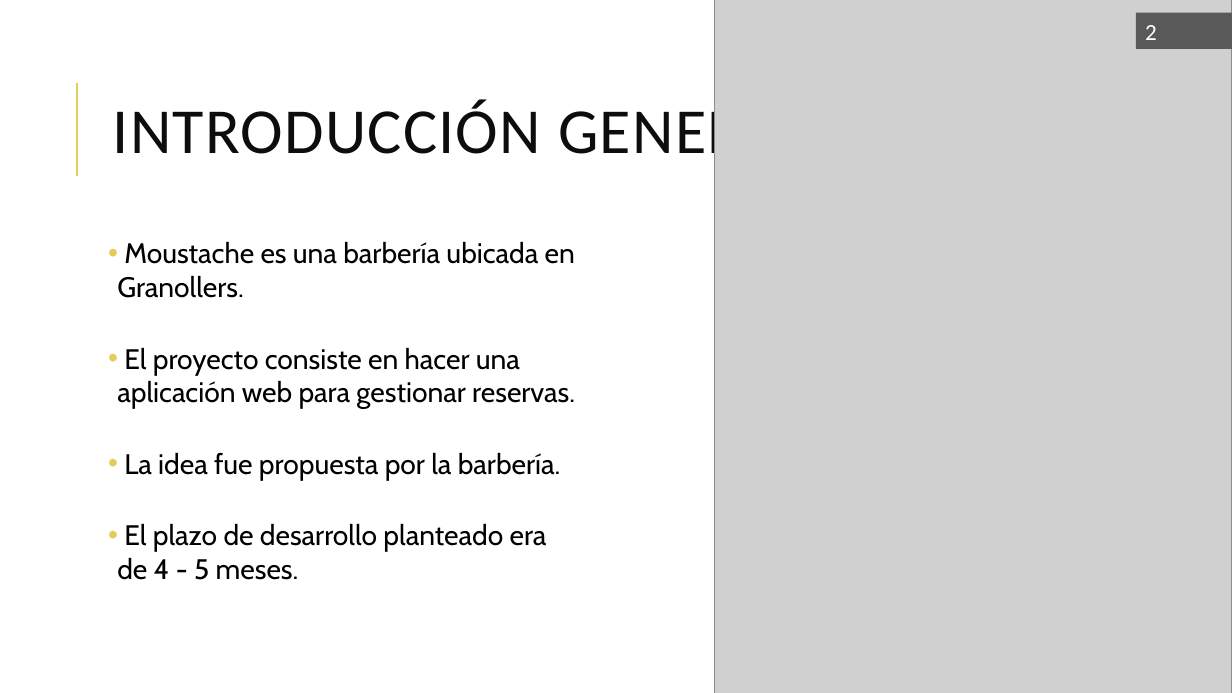
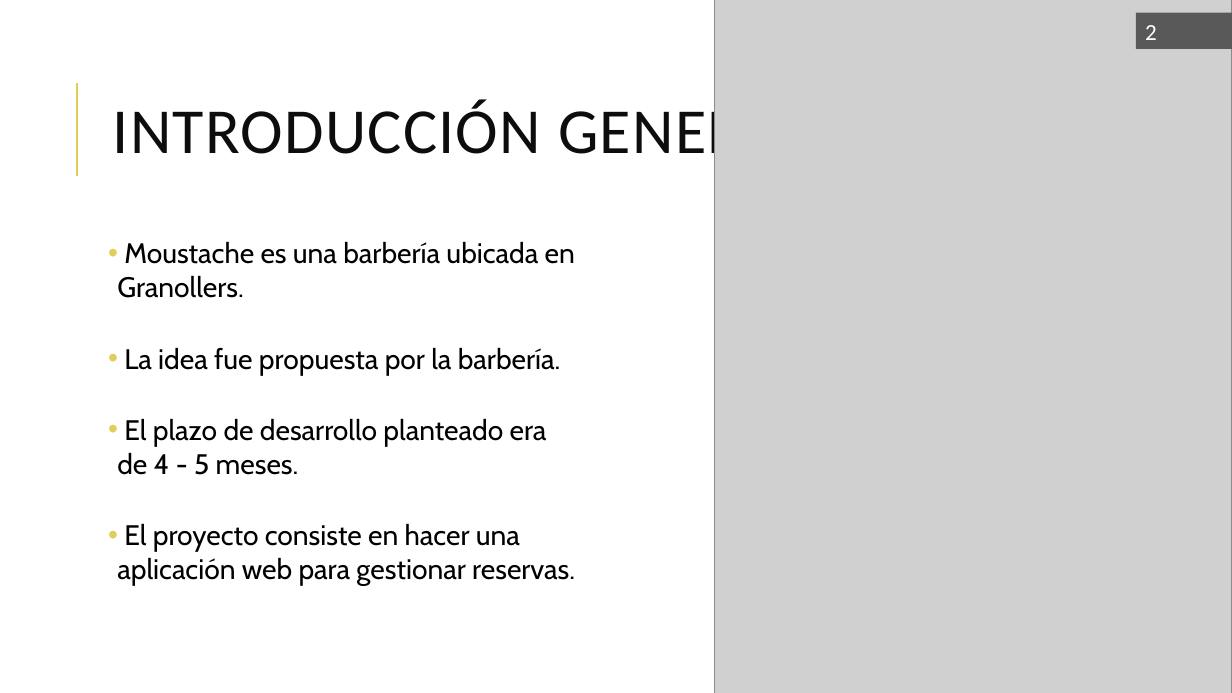
Before and after one commit to xNoelSV/Moustache_Noel, a slide deck: slide 2 of Practicas_PROYECTO/Memoria/UF1-NF5-PP1_Grupo7_Noel.pptx. Drawn at 1232x693 pixels with LibreOffice and Linux fonts; fonts in the diff are those of the drawing; grey boxes stand for pictures. Boxes give left, top, right and bottom in pixels: in the first picture for what was removed or moved away, otherwise in the second. Text is boxed around its words. In the diff, an @@ line names an element or a change of style, - is before the commit and + after.

```diff
--- a/Practicas_PROYECTO/Memoria/UF1-NF5-PP1_Grupo7_Noel.pptx
+++ b/Practicas_PROYECTO/Memoria/UF1-NF5-PP1_Grupo7_Noel.pptx
@@ text at <box>117,347,575,409</box>: paragraph removed @@
-• El proyecto consiste en hacer una aplicación web para gestionar reservas.
@@ text at <box>117,523,575,585</box>: paragraph added @@
+• El proyecto consiste en hacer una aplicación web para gestionar reservas.
```
Also in this commit, not shown: 2 other slides changed, 1 slide added, 3 other files.
